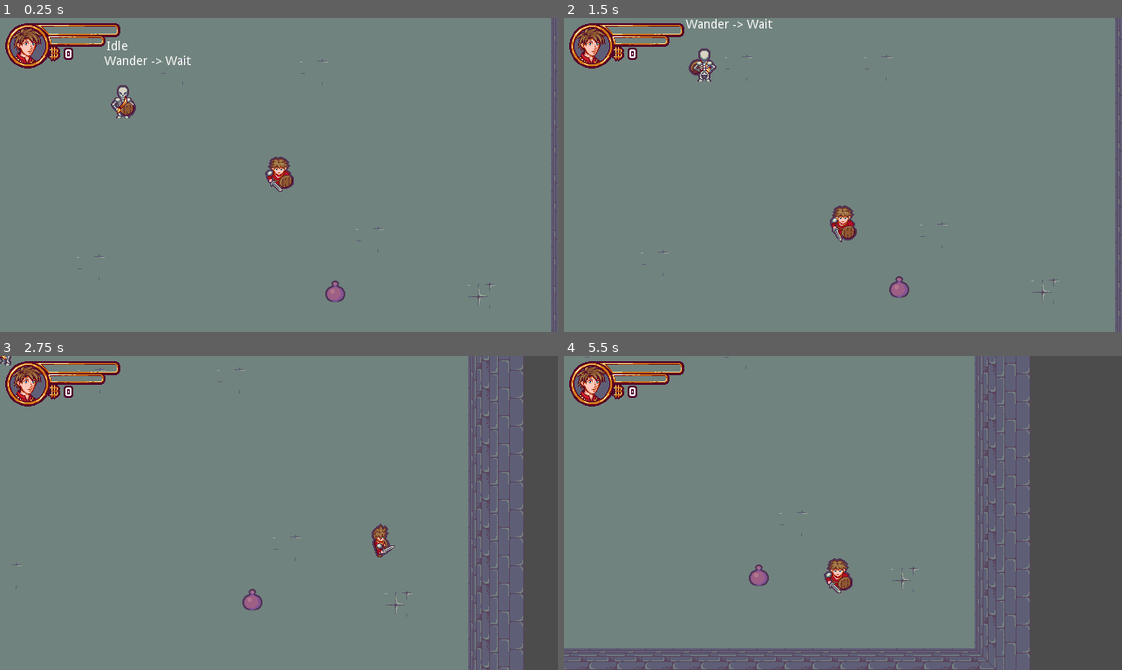
Above: before the commit, frames 1-4 (two rows, left to right).
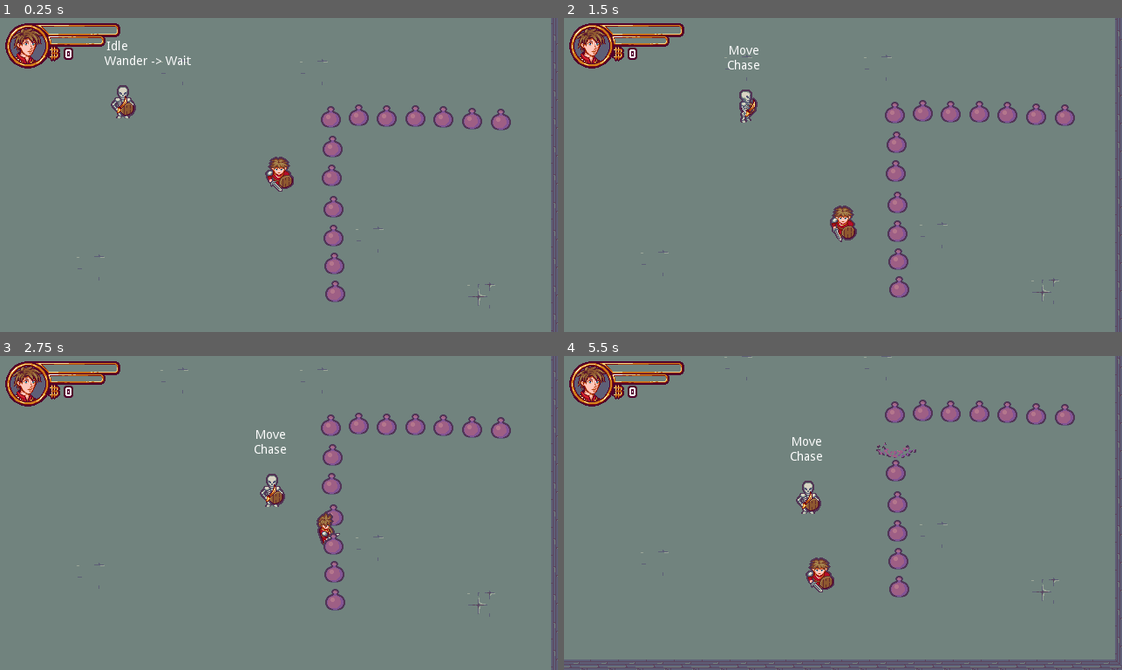
Above: after the commit, the same moments.

Repository: EvilYep/godot-rogue-like-tutorial
Game: Godot game, scene res://Scenes/Levels/Level.tscn
Two runs of this game, one before a commit and one after it. Both use one fixed random seed, a clock stepped at 60 frames per second and the inputs below. Sound files missing from this copy of the repository are replaced by a short silence.
Inputs:
- Up to frame 1 (0.25 s): no input
- Up to frame 2 (1.5 s): tap Enter (ui_accept) at 0.5, 0.77 s; hold Right (ui_right) 0.53-1.28 s; hold Down (ui_down) from 1.28 s (still down)
- Up to frame 3 (2.75 s): tap Enter (ui_accept) at 1.52 s; release Down (ui_down) at 2.03 s; hold Right (ui_right) from 2.03 s (still down)
- Up to frame 4 (5.5 s): release Right (ui_right) at 2.78 s; hold Up (ui_up) 2.78-3.53 s; tap Enter (ui_accept) at 3.02, 3.77, 4.52 s; hold Left (ui_left) 3.53-5.03 s; hold Down (ui_down) from 5.03 s (still down)

The runs differ from the first frame. In frame 1, 2.2% of the frame differs, in the area x 57-92%, y 27-82%; in frame 2, 3.0%; in frame 3, 18%; in frame 4, 31%, in the area x 0-100%, y 0-100%.

Commit message:
dealing with obstacles :mountain:

Diff:
--- a/Autoload/Events.gd
+++ b/Autoload/Events.gd
@@ -5,3 +5,4 @@
 signal spawn_coin(pos)
 signal coin_collected()
 signal nb_coins_changed(nb_coins)
+signal obstacle_destroyed(obstacle)
--- a/Scenes/Actors/Enemy/BehaviourStates/WanderState.gd
+++ b/Scenes/Actors/Enemy/BehaviourStates/WanderState.gd
@@ -12,17 +12,26 @@
 
 #### LOGIC ####
 
-func _generate_new_destination() -> Vector2:
+func _generate_random_destination() -> Vector2:
 	var angle = deg2rad(rand_range(0.0, 360.0))
 	var direction = Vector2(sin(angle), cos(angle))
 	var distance = rand_range(min_wander_dist, max_wander_dist)
 
 	return owner.global_position + direction * distance
 
+func _find_wander_destination() -> Vector2:
+	var pos = _generate_random_destination()
+
+	if owner.pathfinder != null:
+		while !owner.pathfinder.is_position_valid(pos):
+			_generate_random_destination()
+
+	return pos
+
 #### SIGNAL RESPONSES ####
 
 func _on_Wait_wait_time_finished() -> void:
-	var destination = _generate_new_destination()
+	var destination = _find_wander_destination()
 	owner.update_move_path(destination)
 
 	set_state("GoTo")
--- a/Scenes/Actors/Enemy/Skeleton/Skeleton.tscn
+++ b/Scenes/Actors/Enemy/Skeleton/Skeleton.tscn
@@ -12,6 +12,7 @@
 [ext_resource path="res://Scenes/Actors/Enemy/BehaviourStates/WaitState.gd" type="Script" id=10]
 
 [sub_resource type="CircleShape2D" id=1]
+radius = 7.07107
 
 [sub_resource type="RectangleShape2D" id=2]
 extents = Vector2( 20, 10 )
--- a/Scenes/InteractiveObjects/Chest/Chest.tscn
+++ b/Scenes/InteractiveObjects/Chest/Chest.tscn
@@ -41,7 +41,7 @@
 [sub_resource type="RectangleShape2D" id=7]
 extents = Vector2( 12, 11 )
 
-[node name="Chest" type="StaticBody2D"]
+[node name="Chest" type="StaticBody2D" groups=["Obstacle"]]
 script = ExtResource( 2 )
 __meta__ = {
 "_edit_group_": true
--- a/Scenes/InteractiveObjects/Jar/Jar.gd
+++ b/Scenes/InteractiveObjects/Jar/Jar.gd
@@ -7,6 +7,9 @@
 func destroy() -> void:
 	if state_machine.get_state_name() != "Idle":
 		return
+
+	EVENTS.emit_signal("obstacle_destroyed", self)
+
 	state_machine.set_state("Breaking")
 	animated_sprite.play("Break")
 
--- a/Scenes/InteractiveObjects/Jar/Jar.tscn
+++ b/Scenes/InteractiveObjects/Jar/Jar.tscn
@@ -43,8 +43,9 @@
 } ]
 
 [sub_resource type="CircleShape2D" id=1]
+radius = 7.28011
 
-[node name="Jar" type="StaticBody2D"]
+[node name="Jar" type="StaticBody2D" groups=["Obstacle"]]
 script = ExtResource( 2 )
 __meta__ = {
 "_edit_group_": true
--- a/Scenes/Levels/Level.tscn
+++ b/Scenes/Levels/Level.tscn
@@ -459,6 +459,42 @@
 [node name="Jar2" parent="." instance=ExtResource( 3 )]
 position = Vector2( 713, 463 )
 
+[node name="Jar3" parent="." instance=ExtResource( 3 )]
+position = Vector2( 712, 431 )
+
+[node name="Jar4" parent="." instance=ExtResource( 3 )]
+position = Vector2( 711, 399 )
+
+[node name="Jar5" parent="." instance=ExtResource( 3 )]
+position = Vector2( 711, 366 )
+
+[node name="Jar6" parent="." instance=ExtResource( 3 )]
+position = Vector2( 709, 330 )
+
+[node name="Jar7" parent="." instance=ExtResource( 3 )]
+position = Vector2( 710, 297 )
+
+[node name="Jar8" parent="." instance=ExtResource( 3 )]
+position = Vector2( 708, 263 )
+
+[node name="Jar9" parent="." instance=ExtResource( 3 )]
+position = Vector2( 740, 261 )
+
+[node name="Jar10" parent="." instance=ExtResource( 3 )]
+position = Vector2( 772, 262 )
+
+[node name="Jar11" parent="." instance=ExtResource( 3 )]
+position = Vector2( 805, 262 )
+
+[node name="Jar12" parent="." instance=ExtResource( 3 )]
+position = Vector2( 837, 263 )
+
+[node name="Jar13" parent="." instance=ExtResource( 3 )]
+position = Vector2( 870, 265 )
+
+[node name="Jar14" parent="." instance=ExtResource( 3 )]
+position = Vector2( 903, 266 )
+
 [node name="Chest" parent="." instance=ExtResource( 4 )]
 position = Vector2( 163, 150 )
 
--- a/Scenes/Levels/PathFinder.gd
+++ b/Scenes/Levels/PathFinder.gd
@@ -4,16 +4,20 @@
 
 onready var tilemap = get_parent()
 
+export var connect_diagonals : bool = false
+
 var astar = AStar2D.new()
-
 var room_size := Vector2.ZERO
 
 #### BUILT-IN ####
 
 func _ready() -> void:
+	var __ = EVENTS.connect("obstacle_destroyed", self, "_on_EVENTS_obstacle_destroyed")
+
 	room_size = tilemap.get_used_rect().size
 
 	_init_astar()
+	_disable_all_obstacles_points()
 
 #### LOGIC ####
 
@@ -47,12 +51,12 @@
 			var point_id = _compute_point_index(cell)
 			astar.add_point(point_id, cell)
 
-	_astar_connect_points(cells_array)
+	_astar_connect_points(cells_array, connect_diagonals)
 
 func _compute_point_index(cell: Vector2) -> int:
 	return int(abs(cell.x + room_size.x * cell.y))
 
-func _astar_connect_points(point_array: Array) -> void:
+func _astar_connect_points(point_array: Array, connect_diags : bool = true) -> void:
 	for point in point_array:
 		var point_index = _compute_point_index(point)
 
@@ -61,8 +65,32 @@
 
 		for y_offset in range(3):
 			for x_offset in range(3):
+				if !connect_diags && x_offset in [0, 2] && y_offset in [0, 2]:
+					continue
 				var point_relative = Vector2(point.x + x_offset -1, point.y + y_offset -1)
 				var point_rel_id = _compute_point_index(point_relative)
 				if point_relative == point or !astar.has_point(point_rel_id):
 					continue
 				astar.connect_points(point_index, point_rel_id)
+
+func _disable_all_obstacles_points() -> void:
+	for obstacle in get_tree().get_nodes_in_group("Obstacle"):
+		_update_obstacle_point(obstacle, true)
+
+func _update_obstacle_point(obstacle: Node2D, disabled: bool)-> void:
+	var obstacle_pos = obstacle.get_global_position()
+	var cell = tilemap.world_to_map(obstacle_pos)
+	var point_id = _compute_point_index(cell)
+
+	astar.set_point_disabled(point_id, disabled)
+
+func is_position_valid(pos: Vector2) -> bool:
+	var cell = tilemap.world_to_map(pos)
+	var point_id = _compute_point_index(cell)
+
+	return astar.has_point(point_id) && !astar.is_point_disabled(point_id)
+
+#### SIGNAL RESPONSES ####
+
+func _on_EVENTS_obstacle_destroyed(obstacle: Node2D) -> void:
+	_update_obstacle_point(obstacle, false)
